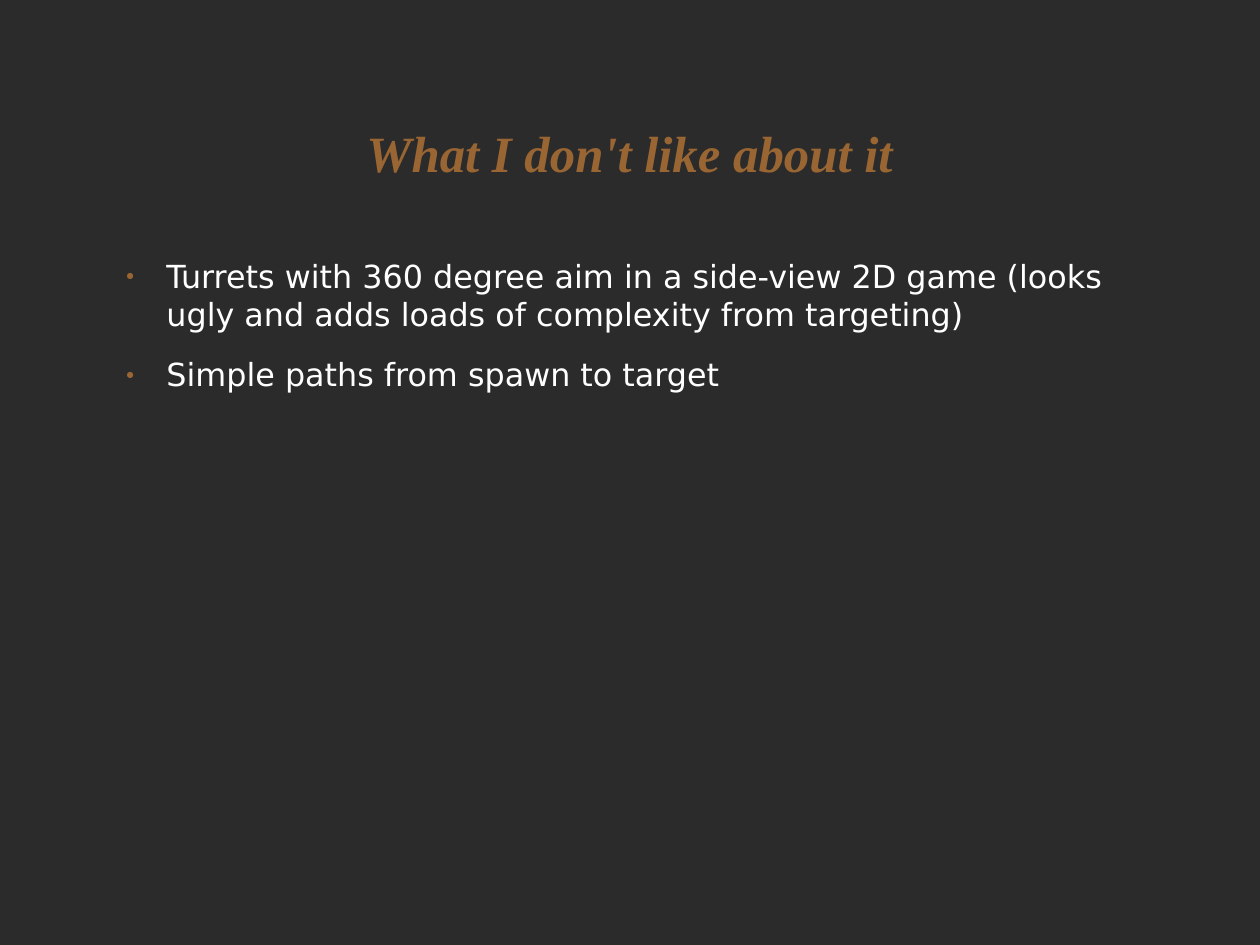
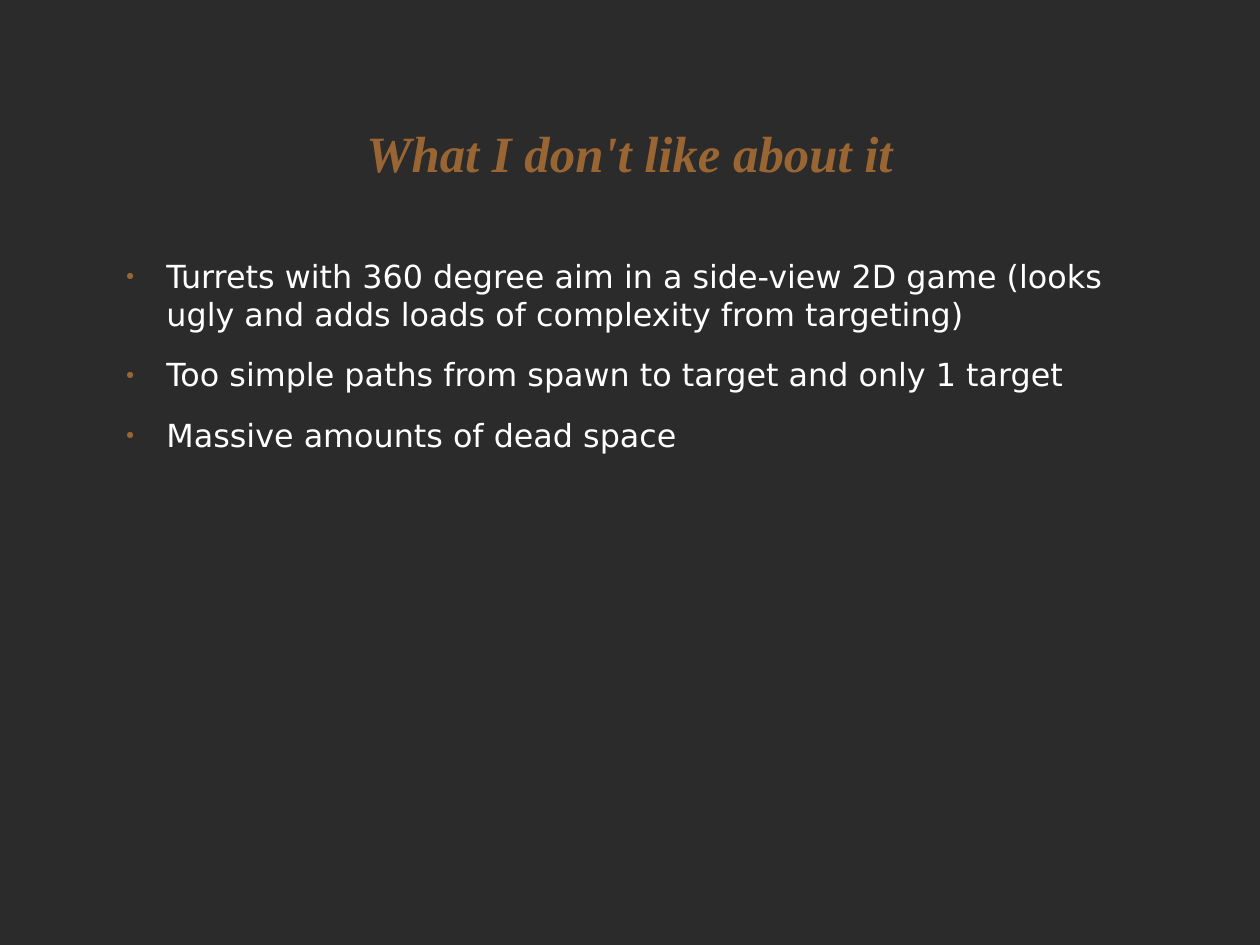
Before and after one commit to ktosox/GWJ68, a slide deck: slide 3 of GDD/Level_Design.odp. Drawn at 1260x945 pixels with LibreOffice and Linux fonts; fonts in the diff are those of the drawing; background and template pictures are left out; a plain dark background stands for a picture behind light text. Boxes give left, top, right and bottom in pixels: in the first picture for what was removed or moved away, otherwise in the second. Text is boxed around its words. In the diff, an @@ line names an element or a change of style, - is before the commit and + after.

```diff
--- a/GDD/Level_Design.odp
+++ b/GDD/Level_Design.odp
@@ text at bbox=[166, 362, 1063, 454]: text changed @@
-● Simple paths from spawn to target
+● Too simple paths from spawn to target and only 1 target
+● Massive amounts of dead space
```
Also in this commit, not shown: 1 other slide changed, 1 slide added, 2 other files.
